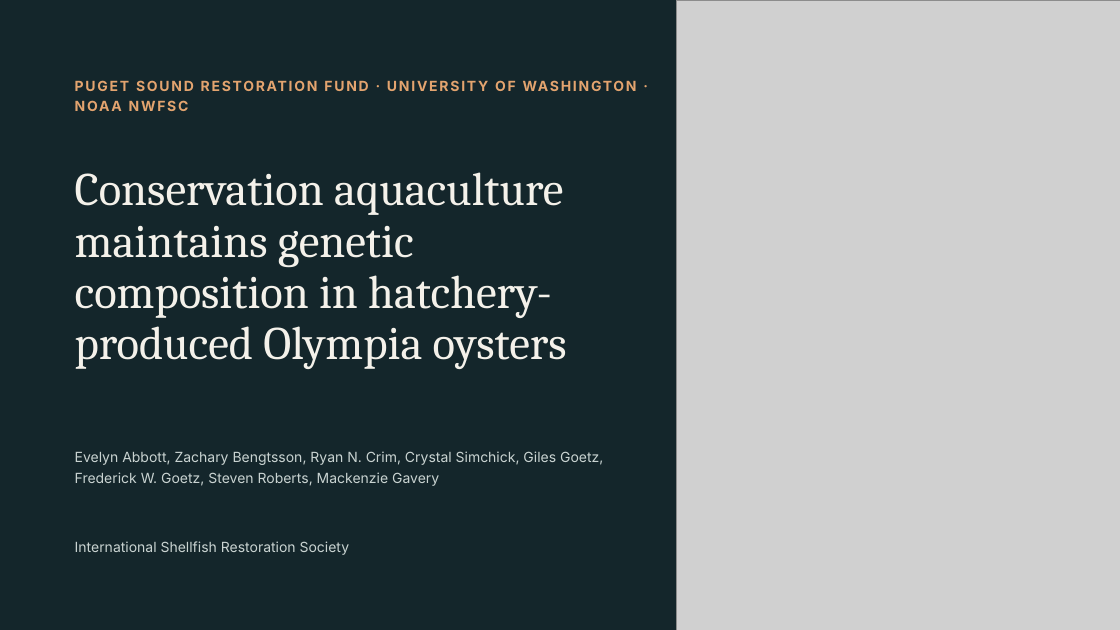
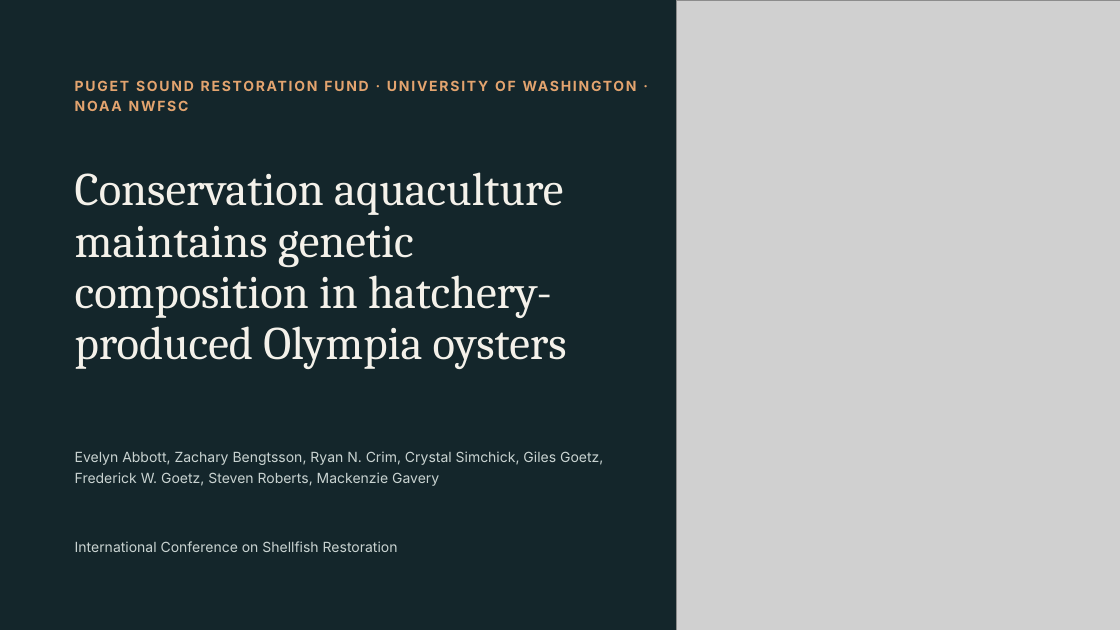
Before and after one commit to sr320/talk-ICSR-2026, a slide deck: slide 1 of Roberts-hatchery-genetics.pptx. Drawn at 1120x630 pixels with LibreOffice and Linux fonts; fonts in the diff are those of the drawing; grey boxes stand for pictures. Boxes give left, top, right and bottom in pixels: in the first picture for what was removed or moved away, otherwise in the second. Text is boxed around its words. In the diff, an @@ line names an element or a change of style, - is before the commit and + after.

```diff
--- a/Roberts-hatchery-genetics.pptx
+++ b/Roberts-hatchery-genetics.pptx
@@ text at (75,541,398,552): text changed @@
-International Shellfish Restoration Society
+International Conference on Shellfish Restoration
```
Also in this commit, not shown: 2 other files.
